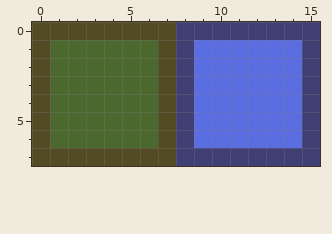
A pixel-art file gets an edit: Assets/tileset.aseprite. Above is the file before it was changed.
16x8 pixels, 1 frame.
The result:
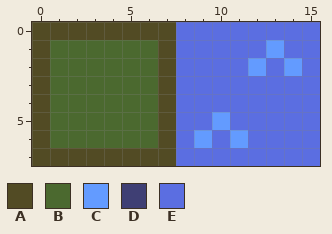
Palette (. is transparent): A #524b24  B #4b692f  C #639bff  D #3f3f74  E #5b6ee1
From old to new:
{"y":0,"x":8,"old":"DDDDDDDD","new":"EEEEEEEE"}
{"y":1,"x":8,"old":"D","new":"E"}
{"y":1,"x":13,"old":"E","new":"C"}
{"y":1,"x":15,"old":"D","new":"E"}
{"y":2,"x":8,"old":"D","new":"E"}
{"y":2,"x":12,"old":"E","new":"C"}
{"y":2,"x":14,"old":"ED","new":"CE"}
{"y":3,"x":8,"old":"D","new":"E"}
{"y":3,"x":15,"old":"D","new":"E"}
{"y":4,"x":8,"old":"D","new":"E"}
{"y":4,"x":15,"old":"D","new":"E"}
{"y":5,"x":8,"old":"D","new":"E"}
{"y":5,"x":10,"old":"E","new":"C"}
{"y":5,"x":15,"old":"D","new":"E"}
{"y":6,"x":8,"old":"DE","new":"EC"}
{"y":6,"x":11,"old":"E","new":"C"}
{"y":6,"x":15,"old":"D","new":"E"}
{"y":7,"x":8,"old":"DDDDDDDD","new":"EEEEEEEE"}
{"label":"changed","picture_box":[176,22,320,166]}
